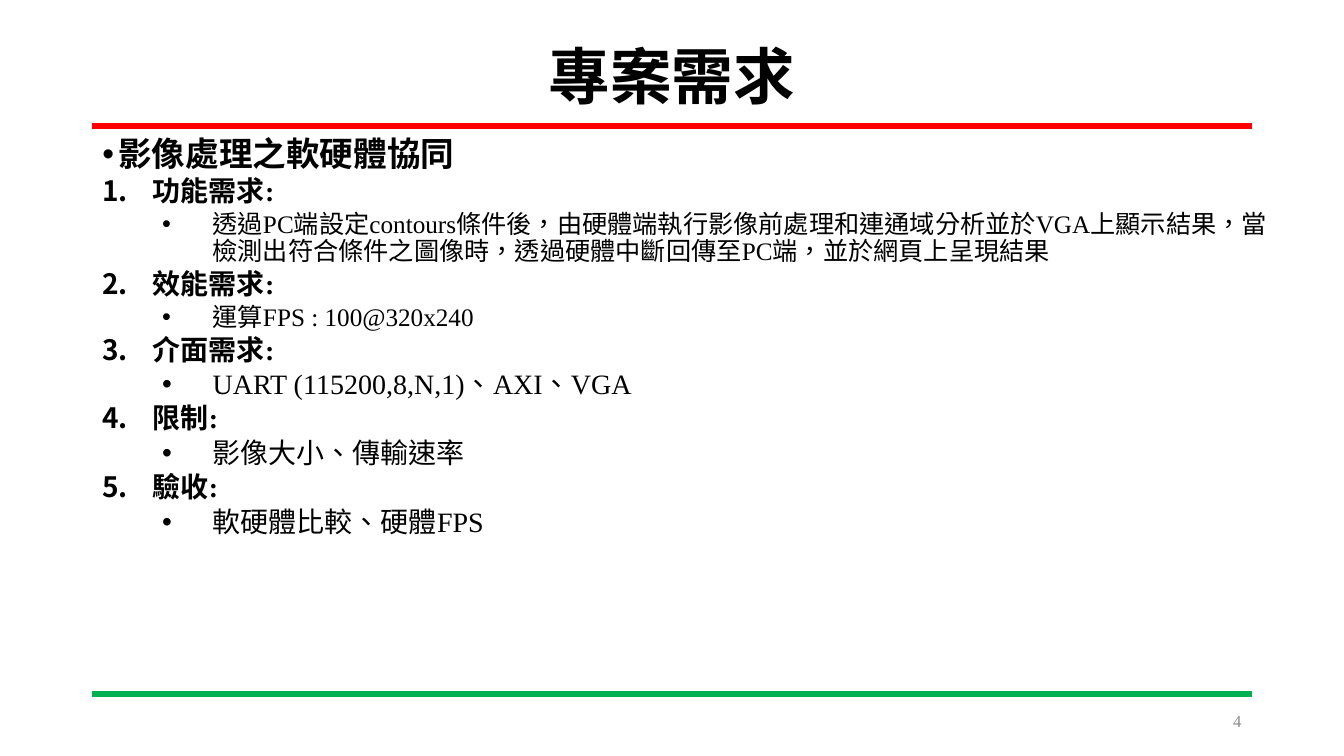
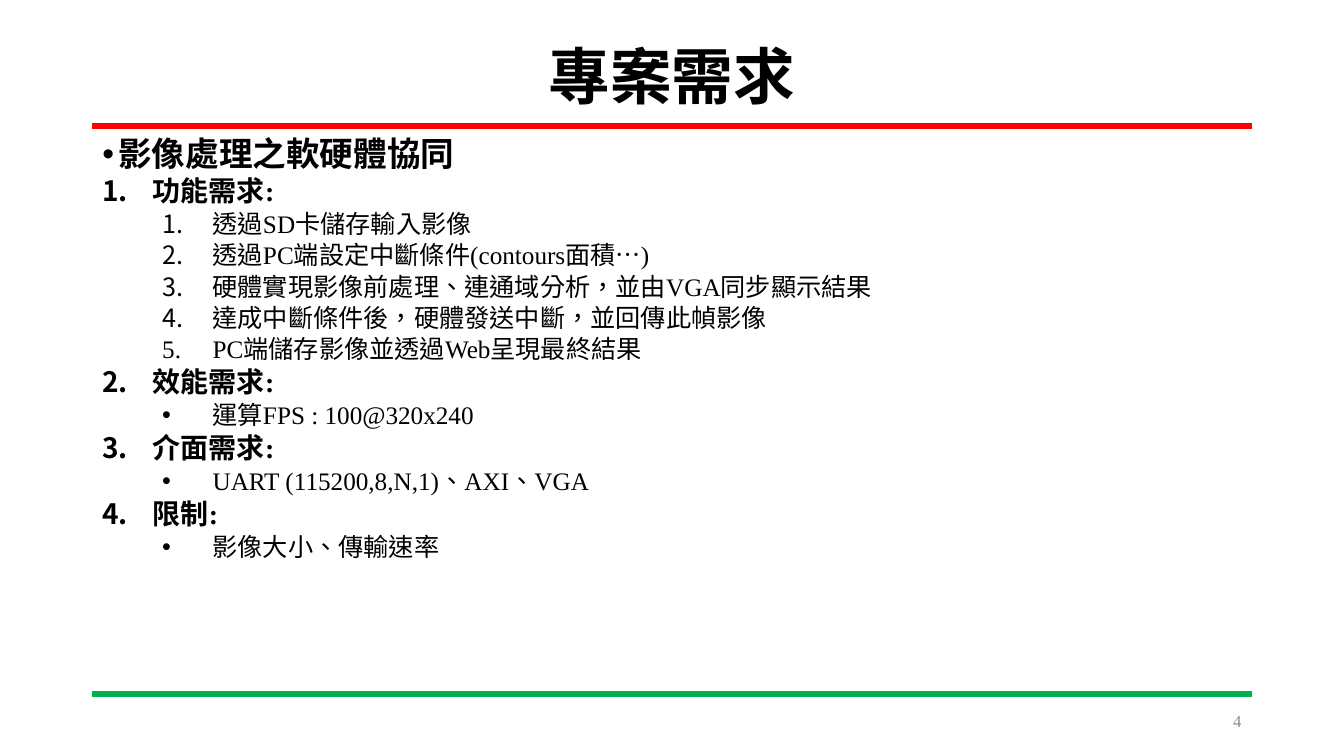
Before and after one commit to HOURFA/SoC_course, a slide deck: slide 4 of final_project/N03-DevelopmentLog/SoC_Final_project.pptx. Drawn at 1344x756 pixels with LibreOffice and Linux fonts; fonts in the diff are those of the drawing. Boxes give left, top, right and bottom in pixels: in the first picture for what was removed or moved away, otherwise in the second. Text is boxed around its words. In the diff, an @@ line names an element or a change of style, - is before the commit and + after.

Commit message:
11.23 (1)修正ppt中系統功能需求，並制定驗證方法

```diff
--- a/final_project/N03-DevelopmentLog/SoC_Final_project.pptx
+++ b/final_project/N03-DevelopmentLog/SoC_Final_project.pptx
@@ text at <box>213,211,872,360</box>: text changed @@
-  • 透過PC端設定contours條件後，由硬體端執行影像前處理和連通域分析並於VGA上顯示結果，當檢測出符合條件之圖像時，透過硬體中斷回傳至PC端，並於網頁上呈現結果
+  1. 透過SD卡儲存輸入影像
+  2. 透過PC端設定中斷條件(contours面積…)
+  3. 硬體實現影像前處理、連通域分析，並由VGA同步顯示結果
+  4. 達成中斷條件後，硬體發送中斷，並回傳此幀影像
+  5. PC端儲存影像並透過Web呈現最終結果
@@ text at <box>153,473,484,535</box>: paragraphs removed @@
-5. 驗收:
-  • 軟硬體比較、硬體FPS
@@ text at <box>213,472,589,558</box>: size 20 to 18 pt in "UART (115200,8,N,1)、AXI、VGA", "影像大小、傳輸速率" @@
```
Also in this commit, not shown: 1 other slide changed, 1 slide added.
